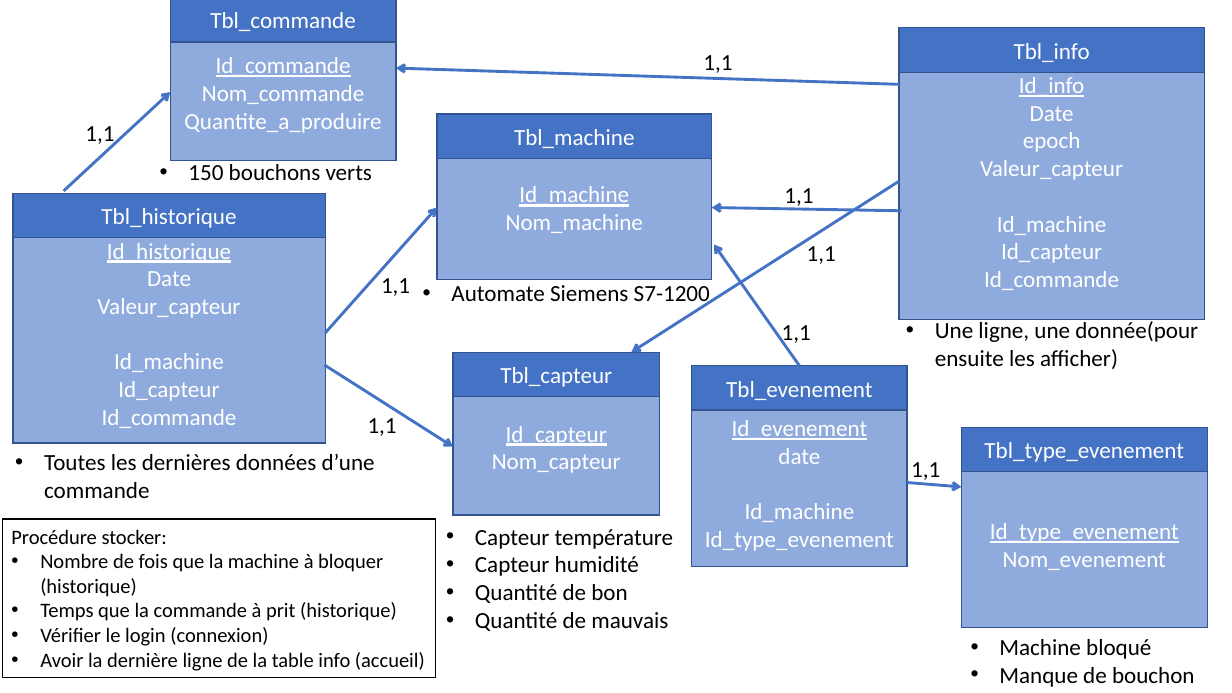
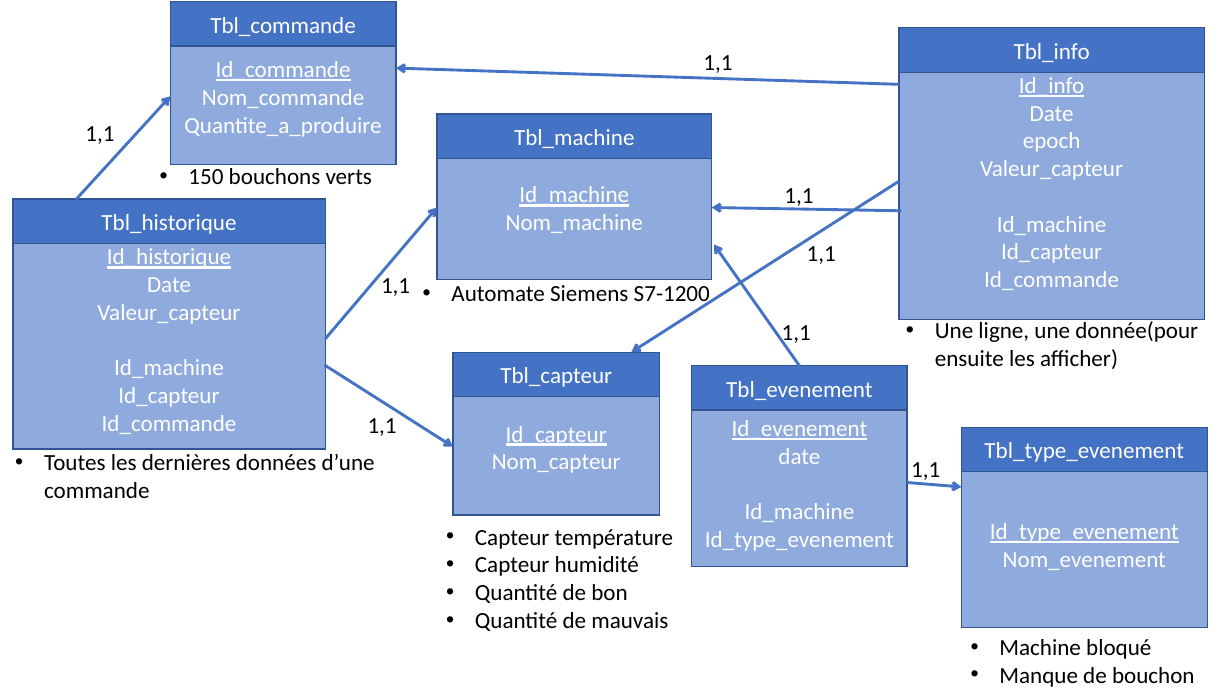
Before and after one commit to MaximeRoy1733837/ESP, a slide deck: slide 1 of Bd/mcdUpdate.pptx. Drawn at 1232x693 pixels with LibreOffice and Linux fonts; fonts in the diff are those of the drawing. Boxes give left, top, right and bottom in pixels: in the first picture for what was removed or moved away, otherwise in the second. Text is boxed around its words. In the diff, an @@ line names an element or a change of style, - is before the commit and + after.

```diff
--- a/Bd/mcdUpdate.pptx
+++ b/Bd/mcdUpdate.pptx
@@ arrow moved from (64, 191) - (170, 92) to (77, 200) - (170, 96) @@
@@ 4 rectangles, 1 text: place and size @@
-4 rectangles, 1 text at [13,0,396,443]
+4 rectangles, 1 text at [13,2,396,449]
@@ arrow moved from (325, 333) - (437, 208) to (325, 339) - (437, 208) @@
@@ rectangle removed at [3,519,436,678] @@
-Procédure stocker:
-• Nombre de fois que la machine à bloquer (historique)
-• Temps que la commande à prit (historique)
-• Vérifier le login (connexion)
-• Avoir la dernière ligne de la table info (accueil)
```
Also in this commit, not shown: 1 slide added, 2 other files.
